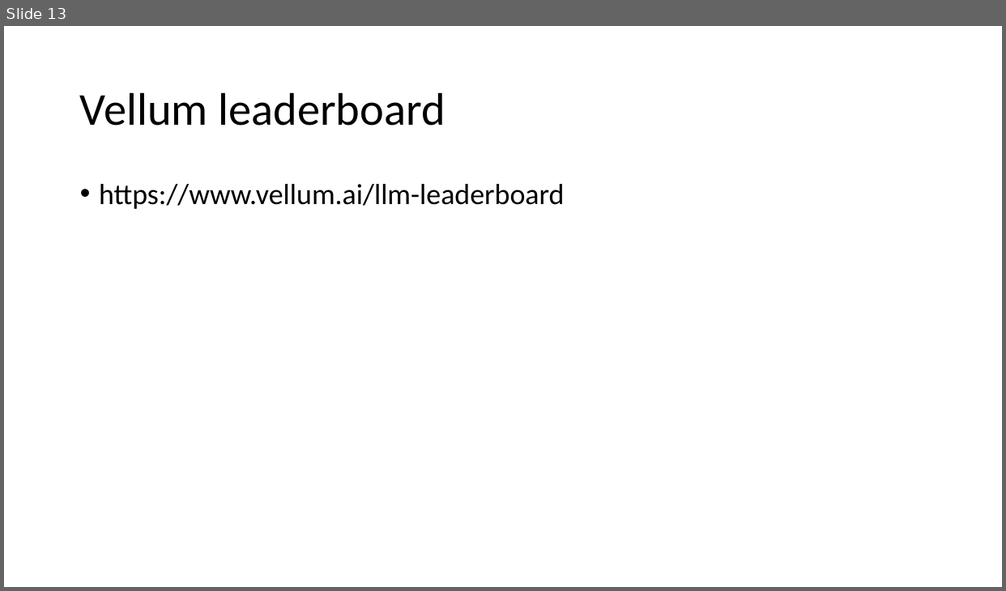
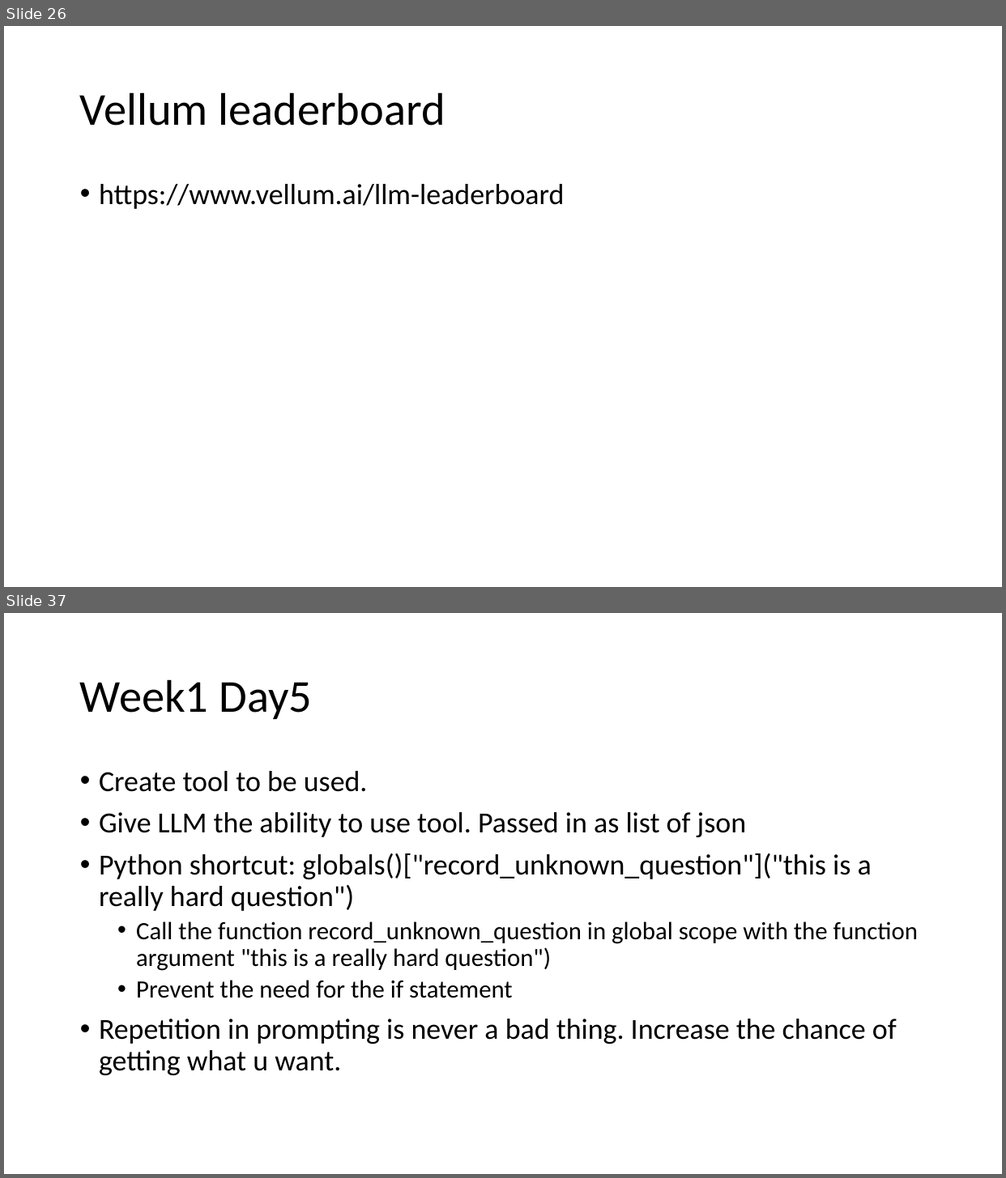
Before and after one commit to kindaichinisan/agents, a slide deck: wj_folder/AI Engineer Agentic Track.pptx. Shown one above the other, each under a label of ours: slide 13 before the commit, slides 26 and 37 after it; the slides between them are not shown. The pictures are 1006x591 and 1006x1178 pixels, drawn with LibreOffice and Linux fonts; fonts in the diff are those of the drawing. Boxes give left, top, right and bottom in pixels: in the first picture for what was removed or moved away, otherwise in the second. Text is boxed around its words. In the diff, an @@ line names an element or a change of style, - is before the commit and + after.

Commit message:
update finish week1

```diff
--- a/wj_folder/AI Engineer Agentic Track.pptx
+++ b/wj_folder/AI Engineer Agentic Track.pptx
@@ slide 37 added at (x1=4, y1=613, x2=1002, y2=1174), background #FFFFFF @@
@@ title added at (x1=80, y1=679, x2=312, y2=719), 44 pt, text #000000 @@
+Week1 Day5
@@ text added at (x1=99, y1=771, x2=918, y2=1076), 28 pt, text #000000 @@
+• Create tool to be used.
+• Give LLM the ability to use tool. Passed in as list of json
+• Python shortcut: globals()["record_unknown_question"]("this is a really hard question")
+  • Call the function record_unknown_question in global scope with the function argument "this is a really hard question")
+  • Prevent the need for the if statement
+• Repetition in prompting is never a bad thing. Increase the chance of getting what u want.
@@ what was slide 13 is now slide 26 @@
```
Also in this commit, not shown: 2 slides changed, 18 other slides added, 7 other files.
